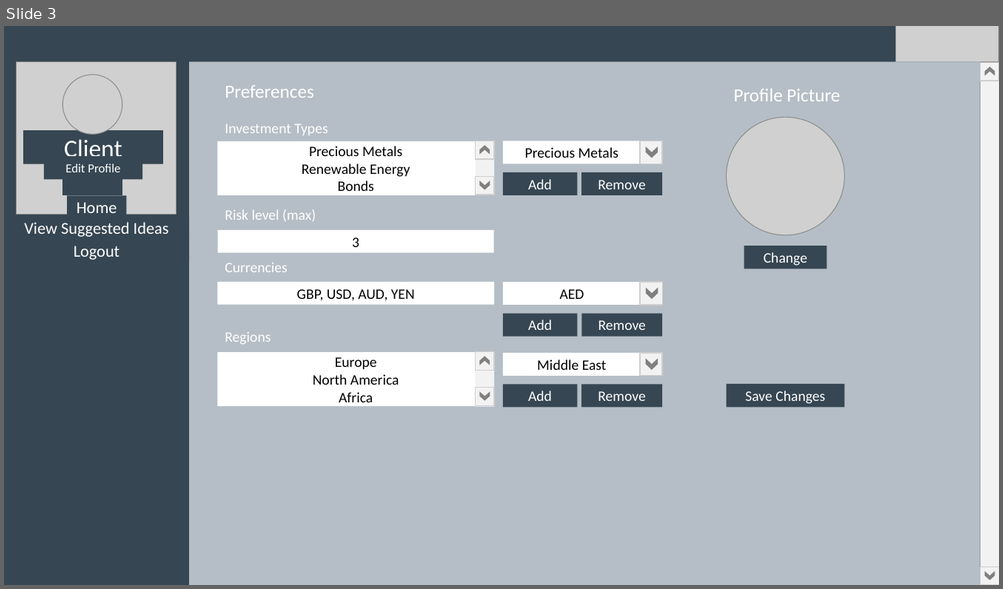
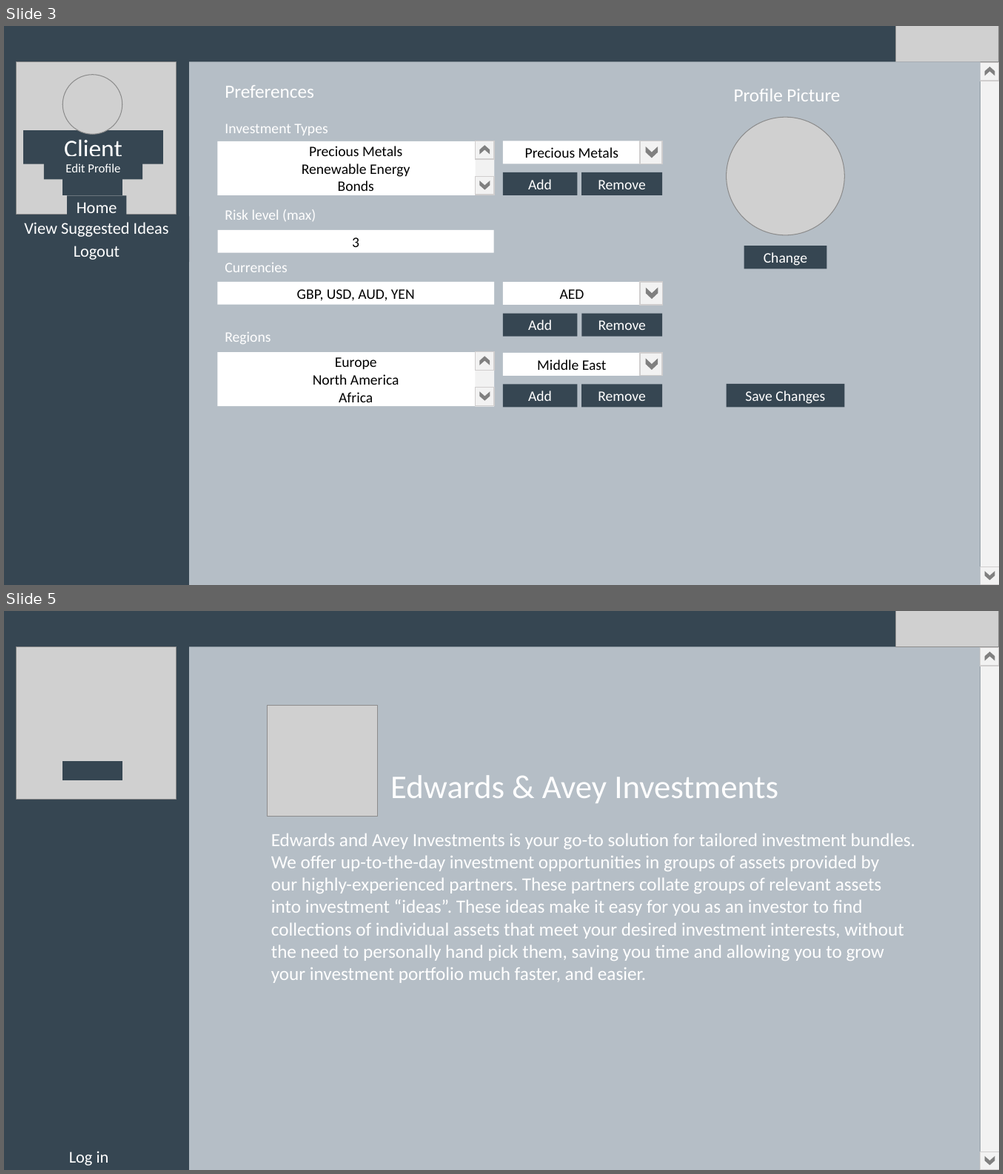
Before and after one commit to danelms/softEng, a slide deck: Documents, diagrams etc/Page Prototypes.pptx. Shown one above the other, each under a label of ours: slide 3 before the commit, slides 3 and 5 after it; the slides between them are not shown. The pictures are 1003x589 and 1003x1174 pixels, drawn with LibreOffice and Linux fonts; fonts in the diff are those of the drawing; grey boxes stand for pictures. Boxes give left, top, right and bottom in pixels: in the first picture for what was removed or moved away, otherwise in the second. Text is boxed around its words. In the diff, an @@ line names an element or a change of style, - is before the commit and + after.

```diff
--- a/Documents, diagrams etc/Page Prototypes.pptx
+++ b/Documents, diagrams etc/Page Prototypes.pptx
@@ slide 5 added at (4, 611, 999, 1170), background #364652 @@
@@ rectangle added at (4, 611, 999, 646), fill #364652 @@
@@ picture added at (896, 611, 999, 647) @@
@@ picture added at (17, 647, 176, 799) @@
@@ rectangle added at (189, 647, 980, 1170), fill #B5BEC6, 18 pt, text #FFFFFF @@
+Edwards & Avey Investments
+Edwards and Avey Investments is your go-to solution for tailored investment bundles.
+We offer up-to-the-day investment opportunities in groups of assets provided by
+our highly-experienced partners. These partners collate groups of relevant assets
+into investment “ideas”. These ideas make it easy for you as an investor to find
+collections of individual assets that meet your desired investment interests, without
+the need to personally hand pick them, saving you time and allowing you to grow
+your investment portfolio much faster, and easier.
@@ rectangle added at (980, 647, 999, 1170), fill #F2F2F2 @@
@@ rectangle added at (980, 647, 999, 666), fill #F2F2F2, outline #D0CECE 1 pt @@
@@ chevron added at (984, 652, 995, 661), fill #808080 @@
@@ picture added at (267, 706, 378, 816) @@
@@ rectangle added at (63, 762, 122, 780), fill #364652, outline #364652 1 pt @@
@@ text added at (69, 1151, 109, 1166), 16 pt, text #FFFFFF @@
+Log in
@@ rectangle added at (980, 1153, 999, 1170), fill #F2F2F2, outline #D0CECE 1 pt @@
@@ chevron added at (984, 1156, 995, 1165), fill #808080 @@
```
Also in this commit, not shown: 3 slides changed, 4 other slides added, 10 other files.
